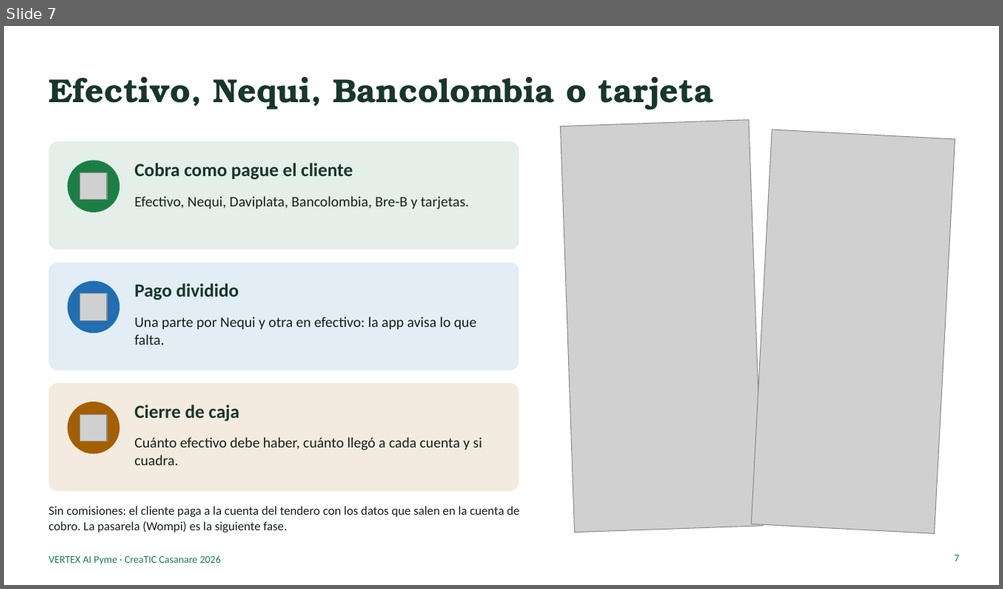
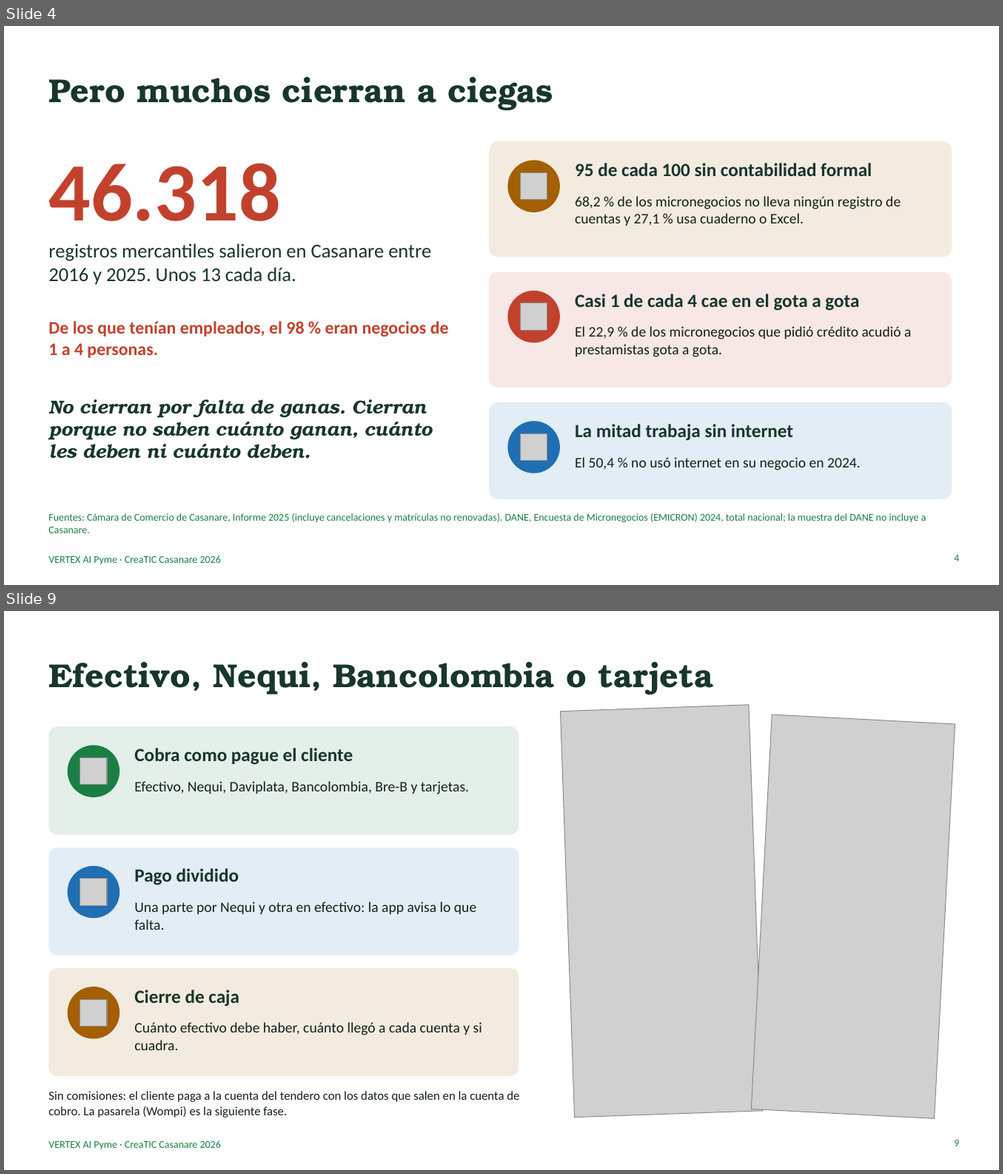
Before and after one commit to ingdavidortegaf-lab/vertex-ai-pyme, a slide deck: docs/pitch/VERTEX_AI_Pyme_Pitch.pptx. Shown one above the other, each under a label of ours: slide 7 before the commit, slides 4 and 9 after it; the slides between them are not shown. The pictures are 1003x589 and 1003x1174 pixels, drawn with LibreOffice and Linux fonts; fonts in the diff are those of the drawing; grey boxes stand for pictures. Boxes give left, top, right and bottom in pixels: in the first picture for what was removed or moved away, otherwise in the second. Text is boxed around its words. In the diff, an @@ line names an element or a change of style, - is before the commit and + after.

```diff
--- a/docs/pitch/VERTEX_AI_Pyme_Pitch.pptx
+++ b/docs/pitch/VERTEX_AI_Pyme_Pitch.pptx
@@ slide 4 added at (4, 26, 999, 585), background #FFFFFF; not listed: 1 template element that a slide beside it also shows @@
@@ title added at (48, 76, 553, 110), 32 pt, text #17362C, bold @@
+Pero muchos cierran a ciegas
@@ rounded rectangle added at (489, 141, 951, 258), fill #A35F00 at 12% opacity @@
@@ text added at (48, 163, 280, 221), 80 pt, text #C2412D, bold @@
+46.318
@@ ellipse added at (508, 160, 560, 212), fill #A35F00 @@
@@ picture added at (521, 173, 547, 200) @@
@@ text added at (575, 163, 871, 176), 18 pt, text #17362C, bold @@
+95 de cada 100 sin contabilidad formal
@@ text added at (575, 196, 900, 226), 14 pt, text #14201A @@
+68,2 % de los micronegocios no lleva ningún registro de cuentas y 27,1 % usa cuaderno o Excel.
@@ text added at (48, 244, 431, 285), 19 pt, text #17362C @@
+registros mercantiles salieron en Casanare entre 2016 y 2025. Unos 13 cada día.
@@ rounded rectangle added at (489, 272, 951, 388), fill #C2412D at 12% opacity @@
@@ ellipse added at (508, 291, 560, 343), fill #C2412D @@
@@ picture added at (521, 304, 547, 330) @@
@@ text added at (575, 294, 859, 311), 18 pt, text #17362C, bold @@
+Casi 1 de cada 4 cae en el gota a gota
@@ text added at (48, 321, 449, 358), 17 pt, text #C2412D, bold @@
+De los que tenían empleados, el 98 % eran negocios de 1 a 4 personas.
@@ text added at (575, 326, 910, 358), 14 pt, text #14201A @@
+El 22,9 % de los micronegocios que pidió crédito acudió a prestamistas gota a gota.
@@ text added at (48, 400, 432, 459), 18 pt, text #17362C, bold, italic @@
+No cierran por falta de ganas. Cierran porque no saben cuánto ganan, cuánto les deben ni cuánto deben.
@@ rounded rectangle added at (489, 403, 951, 500), fill #1F6FB2 at 12% opacity @@
@@ ellipse added at (508, 421, 560, 474), fill #1F6FB2 @@
@@ text added at (575, 424, 793, 441), 18 pt, text #17362C, bold @@
+La mitad trabaja sin internet
@@ picture added at (521, 434, 547, 461) @@
@@ text added at (575, 457, 860, 471), 14 pt, text #14201A @@
+El 50,4 % no usó internet en su negocio en 2024.
@@ text added at (48, 514, 926, 534), 10 pt, text #1B7F45 @@
+Fuentes: Cámara de Comercio de Casanare, Informe 2025 (incluye cancelaciones y matrículas no renovadas). DANE, Encuesta de Micronegocios (EMICRON) 2024, total nacional; la muestra del DANE no incluye a Casanare.
@@ page number added at (953, 555, 959, 562), 10 pt, text #1B7F45 @@
+4
@@ what was slide 7 is now slide 9 @@
@@ page number at (953, 1140, 959, 1147): text changed @@
-7
+9
```
Also in this commit, not shown: 8 slides changed, 7 other slides added, 5 slides removed, 6 other files.
